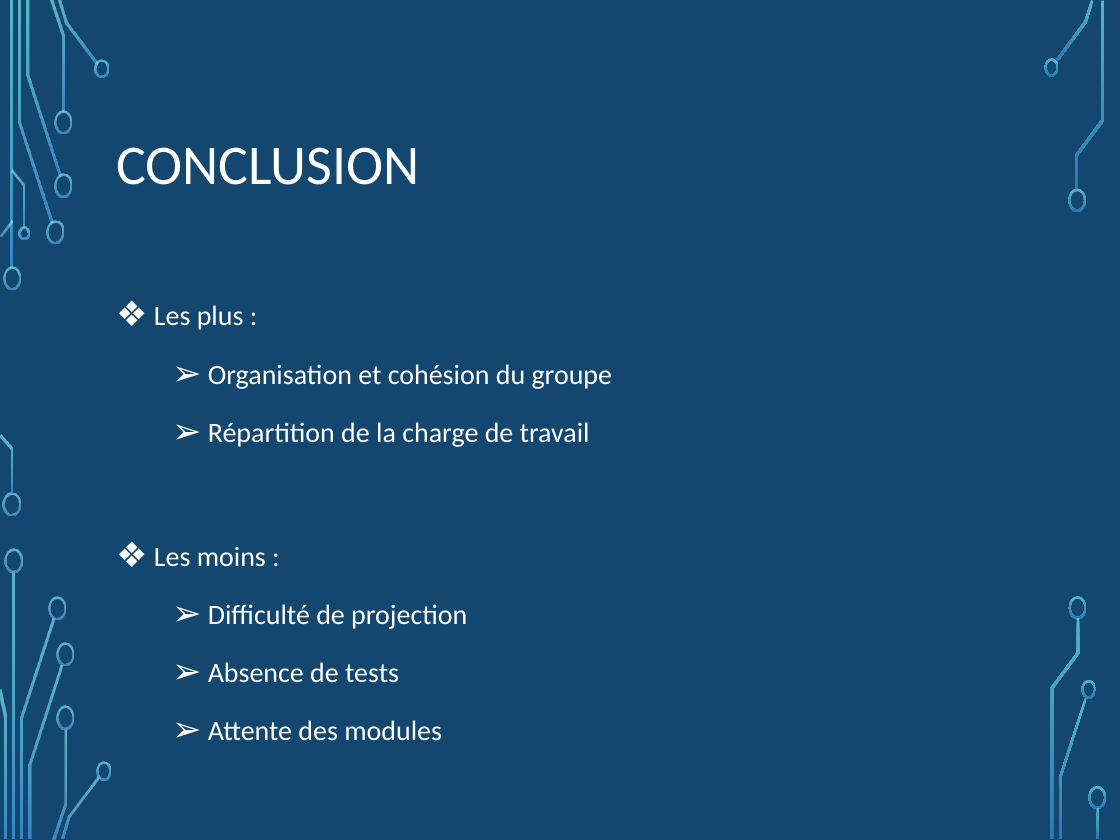
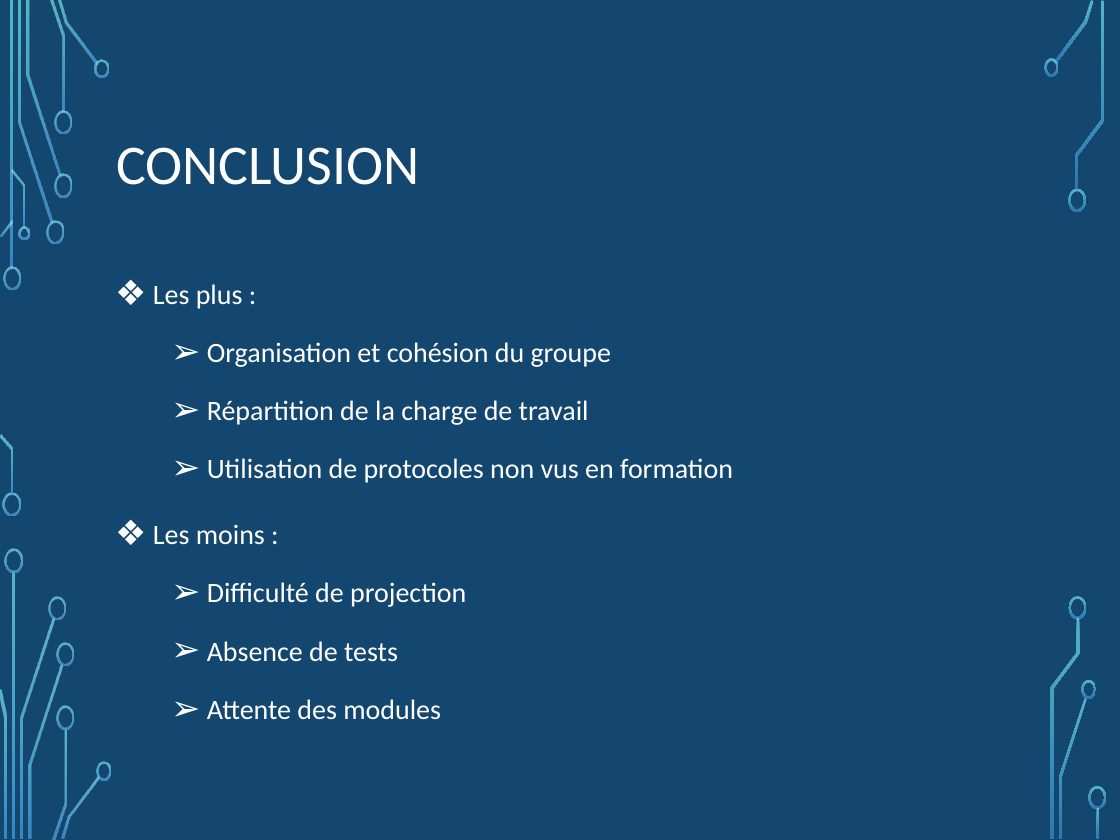
Before and after one commit to NicoPerret/projet-echec, a slide deck: slide 14 of Diapo présentation projet.pptx. Drawn at 1120x840 pixels with LibreOffice and Linux fonts; fonts in the diff are those of the drawing; background and template pictures are left out. Boxes give left, top, right and bottom in pixels: in the first picture for what was removed or moved away, otherwise in the second. Text is boxed around its words. In the diff, an @@ line names an element or a change of style, - is before the commit and + after.

```diff
--- a/Diapo présentation projet.pptx
+++ b/Diapo présentation projet.pptx
@@ text "Les plus :": place and size @@
-text "Les plus :" at bbox=[154, 305, 612, 741]
+text "Les plus :" at bbox=[153, 284, 733, 662]
@@ text at bbox=[207, 458, 733, 483]: paragraph added @@
+  ➢ Utilisation de protocoles non vus en formation
```
Also in this commit, not shown: 9 other slides changed.
